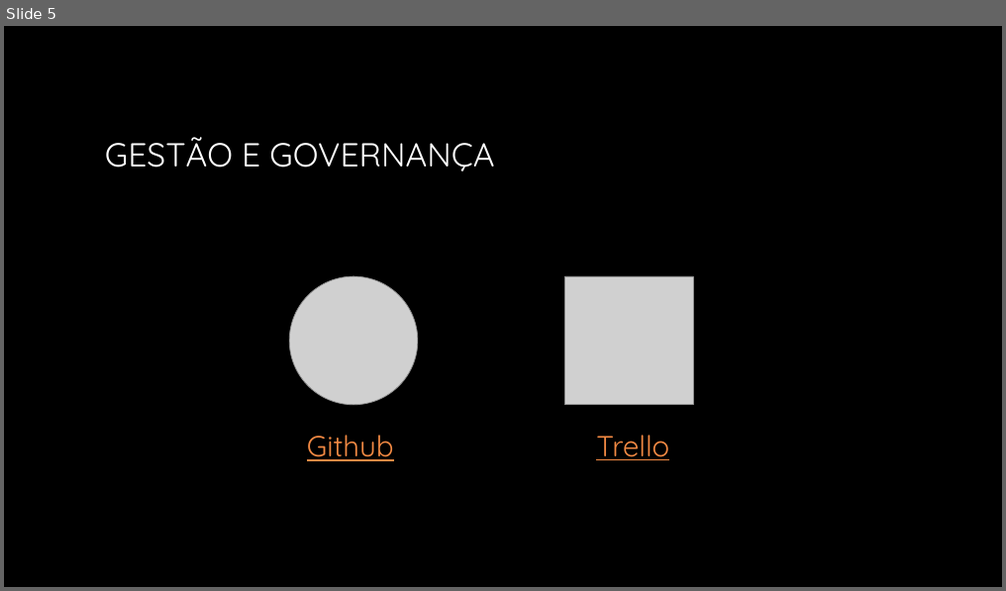
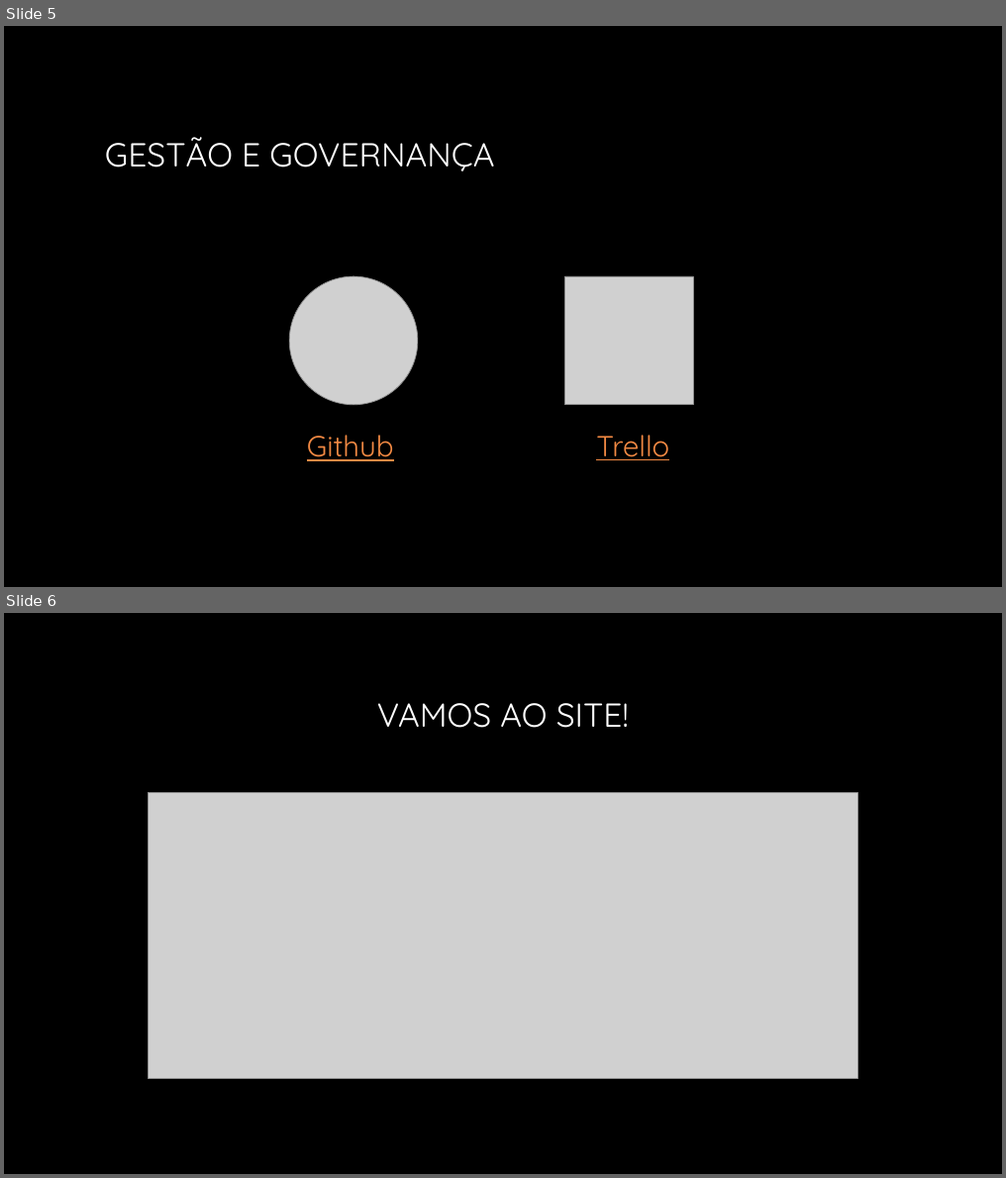
Before and after one commit to guilhermesdias45/projeto-pessoal, a slide deck: web-data-viz-main/DOCUMENTOS_DE_APOIO/arquivos ppt/Apresentação.pptx. Shown one above the other, each under a label of ours: slide 5 before the commit, slides 5 and 6 after it. The pictures are 1006x591 and 1006x1178 pixels, drawn with LibreOffice and Linux fonts; fonts in the diff are those of the drawing; grey boxes stand for pictures; background and template pictures are left out. Boxes give left, top, right and bottom in pixels: in the first picture for what was removed or moved away, otherwise in the second. Text is boxed around its words. In the diff, an @@ line names an element or a change of style, - is before the commit and + after.

```diff
--- a/web-data-viz-main/DOCUMENTOS_DE_APOIO/arquivos ppt/Apresentação.pptx
+++ b/web-data-viz-main/DOCUMENTOS_DE_APOIO/arquivos ppt/Apresentação.pptx
@@ slide 6 added at (x1=4, y1=613, x2=1002, y2=1174), background picture (left out) @@
@@ title added at (x1=377, y1=703, x2=629, y2=728), 32 pt, text #FFFFFF @@
+VAMOS AO SITE!
@@ picture added at (x1=149, y1=792, x2=857, y2=1079) @@
```
Also in this commit, not shown: 4 other slides added, 3 slides removed, 5 other files.
